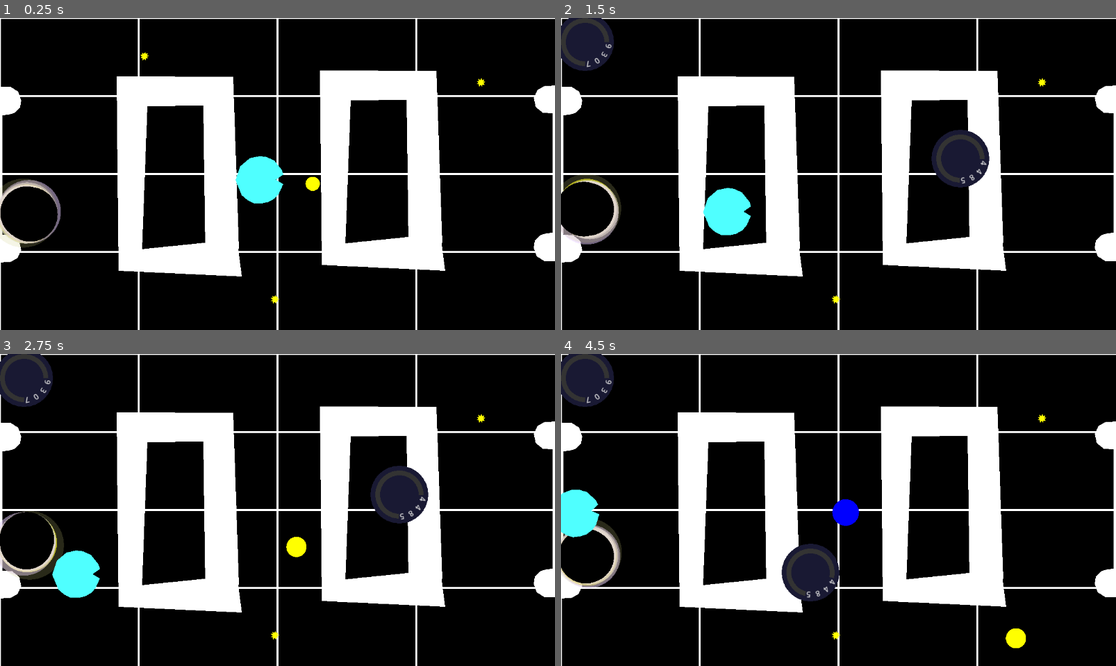
Above: before the commit, frames 1-4 (two rows, left to right).
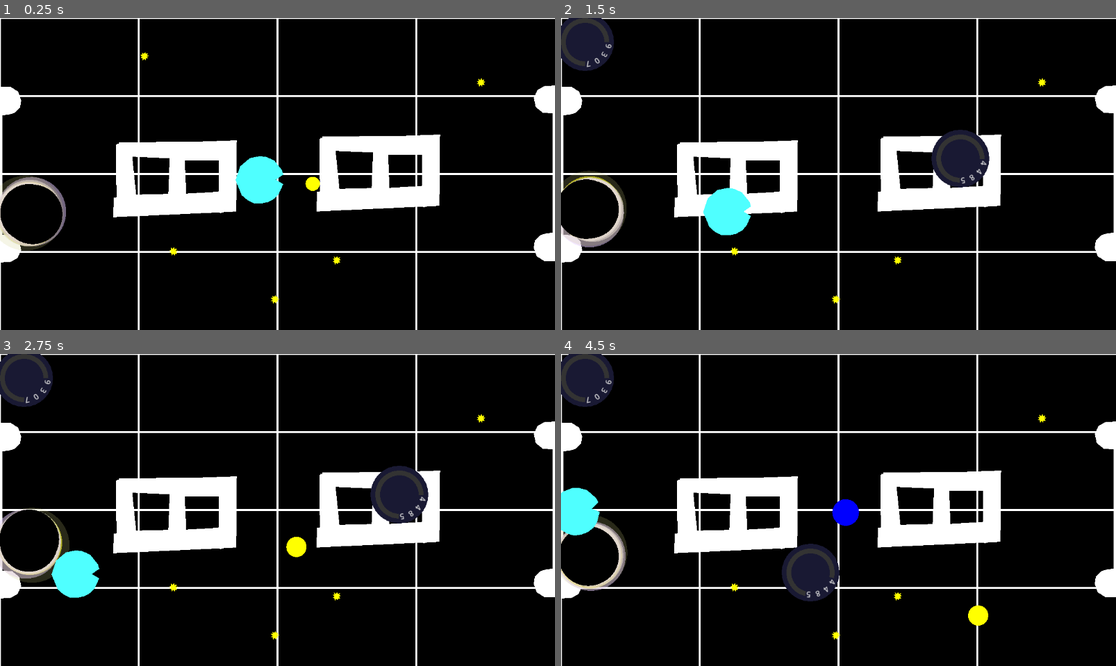
Above: after the commit, the same moments.

Repository: nuitsdesbassins2025/display-engine
Game: Godot game, scene res://Scenes/dogeball.tscn
Two runs of this game, one before a commit and one after it. Both use one fixed random seed, a clock stepped at 60 frames per second and the inputs below.
Inputs (mouse positions are in pixels of both pictures, inside the frame that each line leads up to):
- Up to frame 1 (0.25 s): no input
- Up to frame 2 (1.5 s): tap Enter at 0.5 s; move the mouse to (960, 158) at 0.52 s; hold D 0.53-1.28 s; tap Z at 0.6 s; click (960, 158) at 0.67 s; move the mouse to (727, 189) at 1.27 s; hold S from 1.28 s (still down); tap E at 1.35 s
- Up to frame 3 (2.75 s): move the mouse to (333, 441) at 2.02 s; release S at 2.03 s; hold D from 2.03 s (still down); tap R at 2.1 s
- Up to frame 4 (4.5 s): move the mouse to (810, 572) at 2.77 s; tap T at 2.85 s; click (810, 572) at 2.92 s; move the mouse to (1005, 556) at 3.52 s; release D at 3.53 s; hold A from 3.53 s (still down); tap F at 3.6 s; move the mouse to (672, 463) at 4.27 s; tap G at 4.35 s

The runs differ from the first frame. In frame 1, 17% of the frame differs, in the area x 0-81%, y 16-83%; in frame 2, 16%; in frame 3, 17%; in frame 4, 18%, in the area x 0-84%, y 16-95%.

Commit message:
bug blackhole
and taille buts

Diff:
--- a/entities/black_hole/black_hole.gd
+++ b/entities/black_hole/black_hole.gd
@@ -25,6 +25,8 @@
 var time_since_direction_change: float = 0.0
 
 
+var scene_reset = true
+
 var lost_control = false
 
 
@@ -36,11 +38,13 @@
 var color_circle : Color = Color(0.941, 0.925, 0.039, 0.7)
 
 func reset_blackhole():
+	scene_reset = true
 	color_circle = Color(0.941, 0.925, 0.039, 0.7)
-	objects_absorbed = 0
+	objects_absorbed = 1
 	current_radius = initial_radius
 
 	viewport_rect = get_viewport().get_visible_rect()
+	print("RESET POSITION ?")
 	global_position = get_random_position_within_bounds()
 	choose_new_movement_parameters()
 	lost_control = false
@@ -76,7 +80,8 @@
 			grow_blackhole()
 		global_position = get_viewport().get_visible_rect().size / 2
 
-	if objects_absorbed > 400 :
+	if objects_absorbed > 400 and scene_reset :
+		scene_reset=false
 		get_tree().create_timer(10.0).timeout.connect(
 			func():
 				if get_tree().current_scene.has_method("reset_scene"):
--- a/entities/bonus/bonus.gd
+++ b/entities/bonus/bonus.gd
@@ -7,8 +7,7 @@
 
 func _ready():
 	pass
-	# Détection quand un corps entre dans la zone
-	# body_entered.connect(_on_body_entered)
+
 
 func _on_body_entered(body):
 	print("bonus body entered")
--- a/entities/but/dodge_but.tscn
+++ b/entities/but/dodge_but.tscn
@@ -79,43 +79,54 @@
 position = Vector2(360, 6)
 
 [node name="0" type="Polygon2D" parent="Scores"]
+rotation = 1.57079
+scale = Vector2(0.6029, 0.6029)
 polygon = PackedVector2Array(-123, -209, -119, 195, 137, 207, 127, 130, -70, 150, -59, -147, 57, -148, 61, 151, 131, 149, 119, -208)
 
 [node name="1" type="Polygon2D" parent="Scores"]
-visible = false
 position = Vector2(-2, 0)
+rotation = 1.57079
+scale = Vector2(0.6029, 0.6029)
 polygon = PackedVector2Array(72, 211, 48, -205, 120, -205, 139, 212)
 
 [node name="2" type="Polygon2D" parent="Scores"]
-visible = false
+rotation = 1.57079
+scale = Vector2(0.6029, 0.6029)
 polygon = PackedVector2Array(-115, -154, -115, -197, 118, -196, 116, 22, -64, 22, -70, 165, 130, 163, 127, 204, -109, 206, -104, -15, 83, -19, 83, -153)
 
 [node name="3" type="Polygon2D" parent="Scores"]
-visible = false
+rotation = 1.57079
+scale = Vector2(0.6029, 0.6029)
 polygon = PackedVector2Array(-114, -154, -115, -196, 117, -194, 125, 203, -111, 206, -110, 165, 88, 160, 80, 23, -103, 21, -101, -22, 81, -24, 81, -156)
 
 [node name="4" type="Polygon2D" parent="Scores"]
-visible = false
+rotation = 1.57079
+scale = Vector2(0.6029, 0.6029)
 polygon = PackedVector2Array(-114, -195, -106, 22, 71, 22, 78, 201, 129, 200, 120, -195, 76, -196, 78, -22, -64, -26, -62, -196)
 
 [node name="5" type="Polygon2D" parent="Scores"]
-visible = false
+rotation = 1.57079
+scale = Vector2(0.6029, 0.6029)
 polygon = PackedVector2Array(116, -200, -117, -196, -104, 17, 68, 21, 73, 153, -109, 156, -112, 200, 125, 206, 126, -22, -65, -27, -66, -154, 120, -150)
 
 [node name="6" type="Polygon2D" parent="Scores"]
-visible = false
+rotation = 1.57079
+scale = Vector2(0.6029, 0.6029)
 polygon = PackedVector2Array(-115, -198, -114, 202, 132, 205, 123, -28, -92, -25, -88, 15, 68, 23, 75, 158, -73, 158, -67, -12, -66, -164, 125, -151, 113, -202)
 
 [node name="7" type="Polygon2D" parent="Scores"]
-visible = false
+rotation = 1.57079
+scale = Vector2(0.6029, 0.6029)
 polygon = PackedVector2Array(-121, -204, 119, -204, 132, 206, 70, 206, 76, -148, -118, -151)
 
 [node name="8" type="Polygon2D" parent="Scores"]
-visible = false
+rotation = 1.57079
+scale = Vector2(0.6029, 0.6029)
 polygon = PackedVector2Array(-121, -203, -113, 200, 134, 205, 129, 142, -71, 156, -65, 19, 64, 25, 71, 153, 129, 167, 125, -31, -61, -30, -59, -152, 67, -147, 71, -24, 125, -23, 118, -203)
 
 [node name="9" type="Polygon2D" parent="Scores"]
-visible = false
+rotation = 1.57079
+scale = Vector2(0.6029, 0.6029)
 polygon = PackedVector2Array(-126, -210, -118, 19, 58, 26, 64, 143, -113, 156, -115, 199, 133, 202, 123, -38, -57, -31, -56, -153, 64, -146, 73, -31, 127, -27, 118, -204)
 
 [connection signal="body_entered" from="." to="." method="_on_body_entered"]
